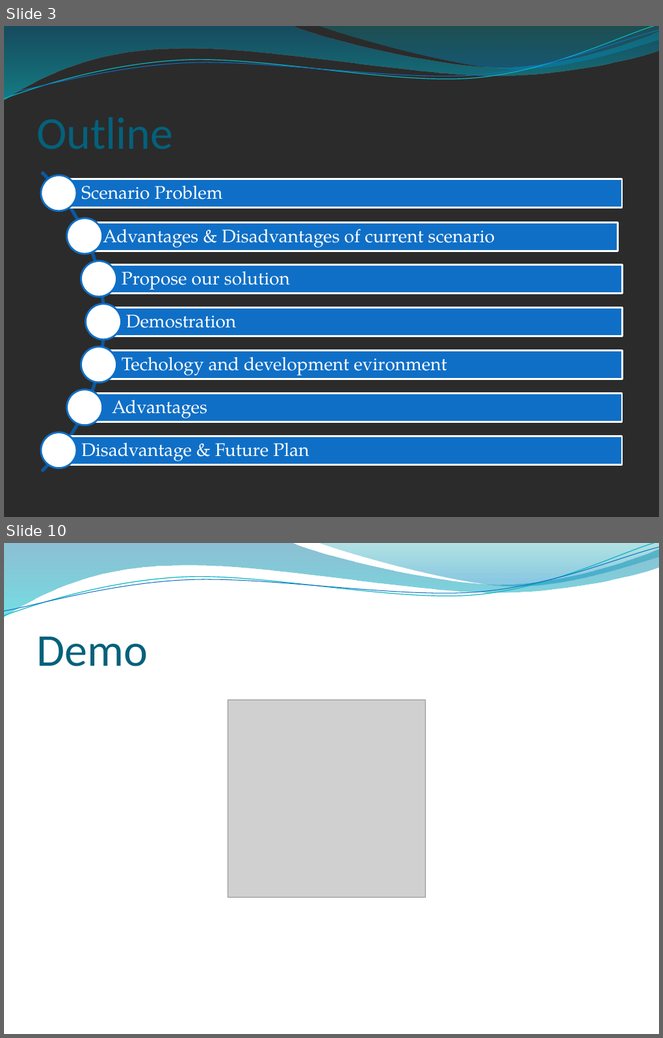
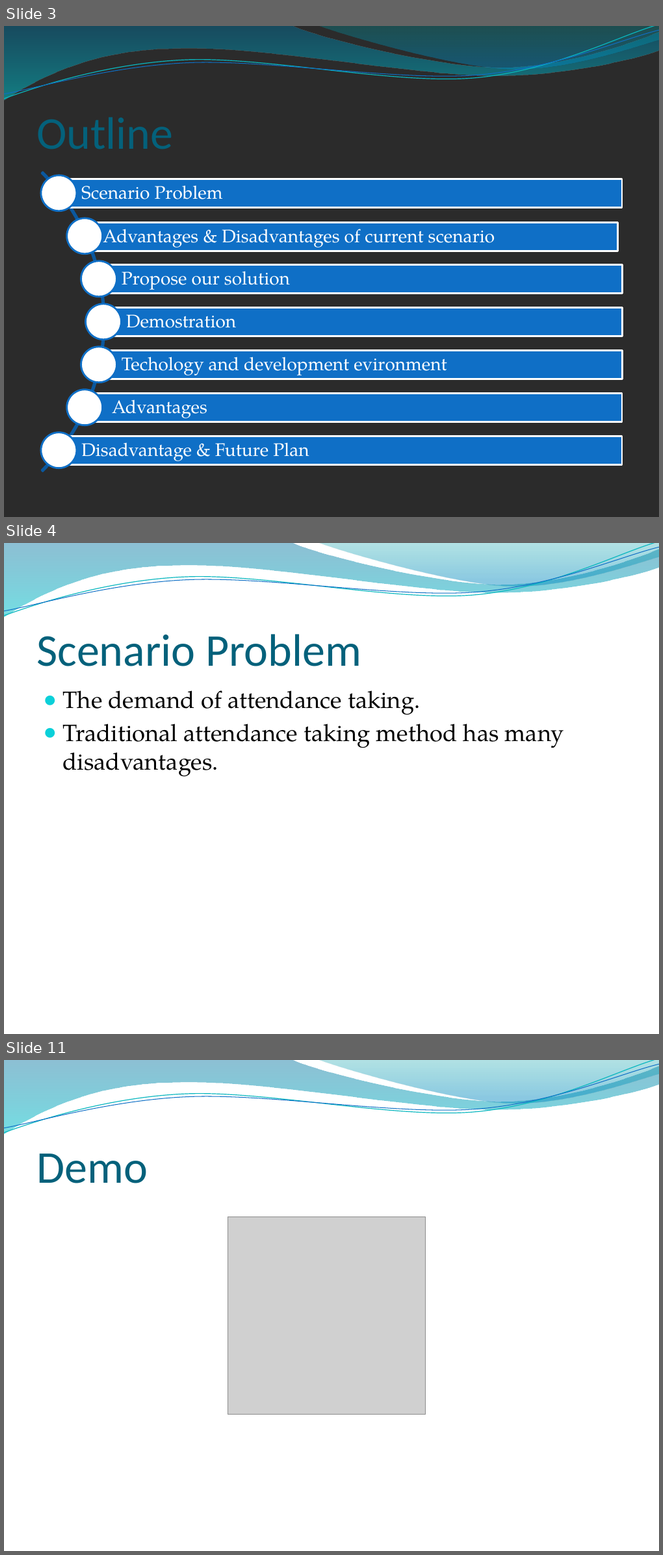
Before and after one commit to conanak99/roll-system-mobile, a slide deck: Document/Slide/Slide thuyet trinh.pptx. Shown one above the other, each under a label of ours: slides 3 and 10 before the commit, slides 3, 4 and 11 after it; the slides between them are not shown. The pictures are 663x1038 and 663x1555 pixels, drawn with LibreOffice and Linux fonts; fonts in the diff are those of the drawing; grey boxes stand for pictures; background and template pictures are left out; a plain dark background stands for a picture behind light text. Boxes give left, top, right and bottom in pixels: in the first picture for what was removed or moved away, otherwise in the second. Text is boxed around its words. In the diff, an @@ line names an element or a change of style, - is before the commit and + after.

```diff
--- a/Document/Slide/Slide thuyet trinh.pptx
+++ b/Document/Slide/Slide thuyet trinh.pptx
@@ slide 4 added at (x1=4, y1=543, x2=659, y2=1034), background picture (left out); not listed: 4 template elements that a slide beside it also shows @@
@@ title added at (x1=36, y1=634, x2=362, y2=667), 50 pt, text #04617B @@
+Scenario Problem
@@ text added at (x1=63, y1=691, x2=564, y2=777), 26 pt, text #000000 @@
+● The demand of attendance taking.
+● Traditional attendance taking method has many disadvantages.
@@ what was slide 10 is now slide 11 @@
```
Also in this commit, not shown: 6 slides changed, 2 other slides added, 1 slide removed, 1 other file.
